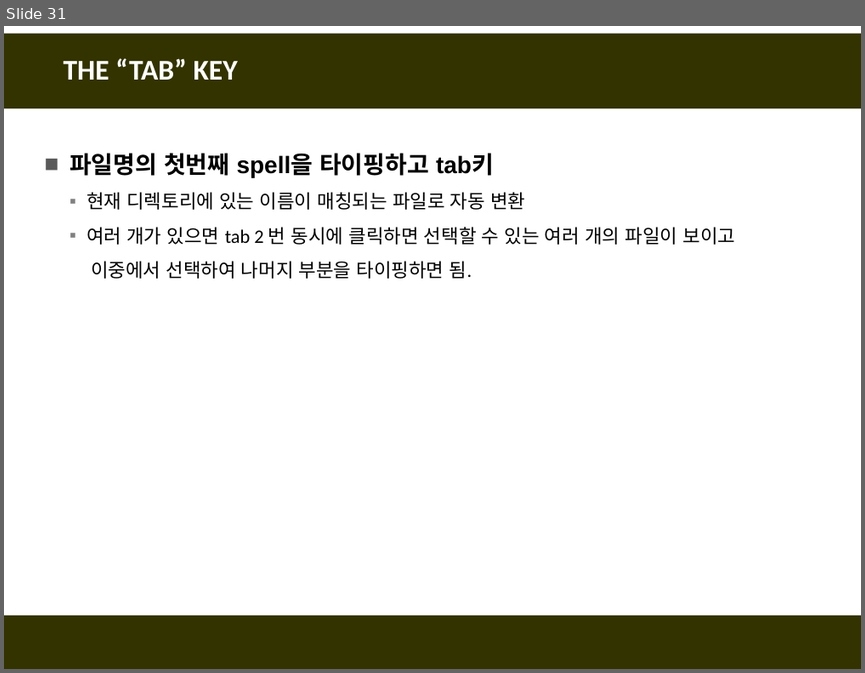
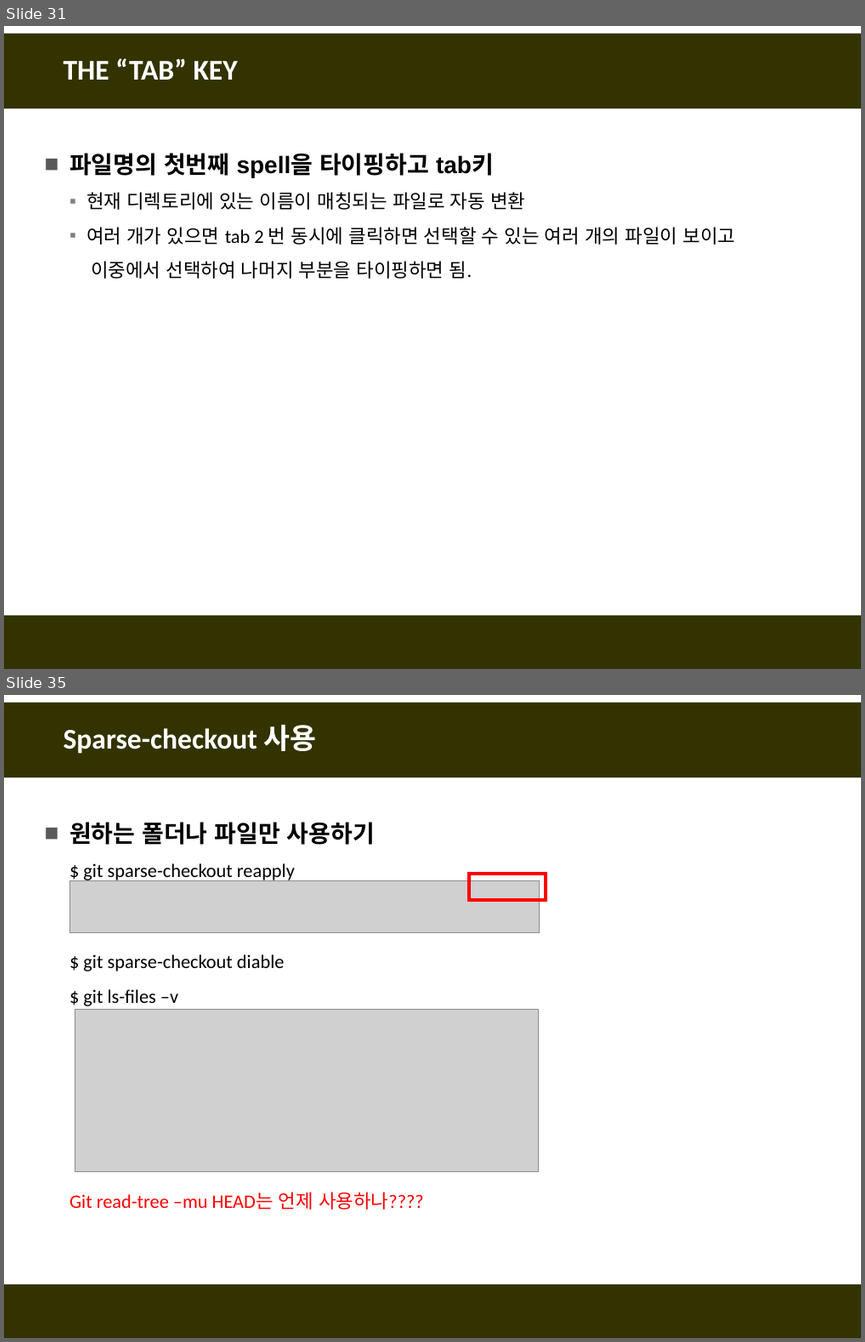
Before and after one commit to fasthill/github-lecture, a slide deck: git및github첫걸음11-명령어모음.pptx. Shown one above the other, each under a label of ours: slide 31 before the commit, slides 31 and 35 after it; the slides between them are not shown. The pictures are 865x673 and 865x1342 pixels, drawn with LibreOffice and Linux fonts; fonts in the diff are those of the drawing; grey boxes stand for pictures. Boxes give left, top, right and bottom in pixels: in the first picture for what was removed or moved away, otherwise in the second. Text is boxed around its words. In the diff, an @@ line names an element or a change of style, - is before the commit and + after.

```diff
--- a/git및github첫걸음11-명령어모음.pptx
+++ b/git및github첫걸음11-명령어모음.pptx
@@ slide 35 added at [4,695,861,1338], background #FFFFFF; not listed: 2 template elements that a slide beside it also shows @@
@@ title added at [64,725,317,754], 24 pt, text #FFFFFF, bold @@
+Sparse-checkout 사용
@@ text added at [69,822,424,1209], 16 pt, text #000000 @@
+■ 원하는 폴더나 파일만 사용하기
+  $ git sparse-checkout reapply
+  $ git sparse-checkout diable
+  $ git ls-files –v
+  Git read-tree –mu HEAD는 언제 사용하나????
@@ picture added at [70,881,540,932] @@
@@ rectangle added at [469,873,545,900], outline #FF0000 3 pt @@
@@ picture added at [75,1009,539,1171] @@
```
Also in this commit, not shown: 4 other slides added.
